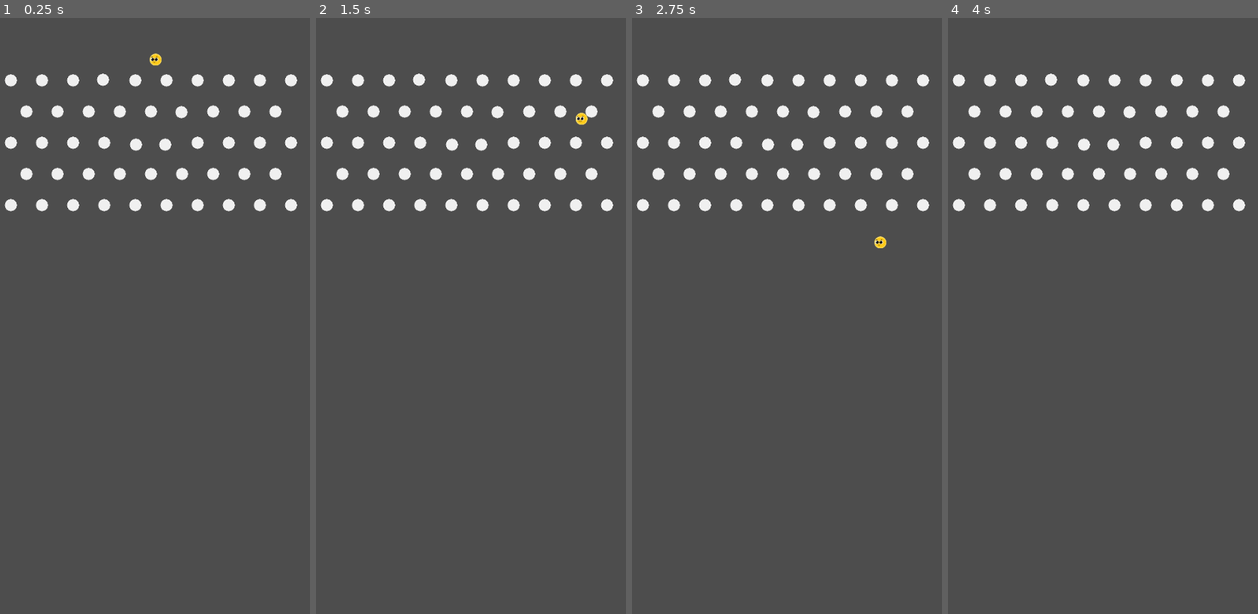
Above: before the commit, frames 1-4 (left to right).
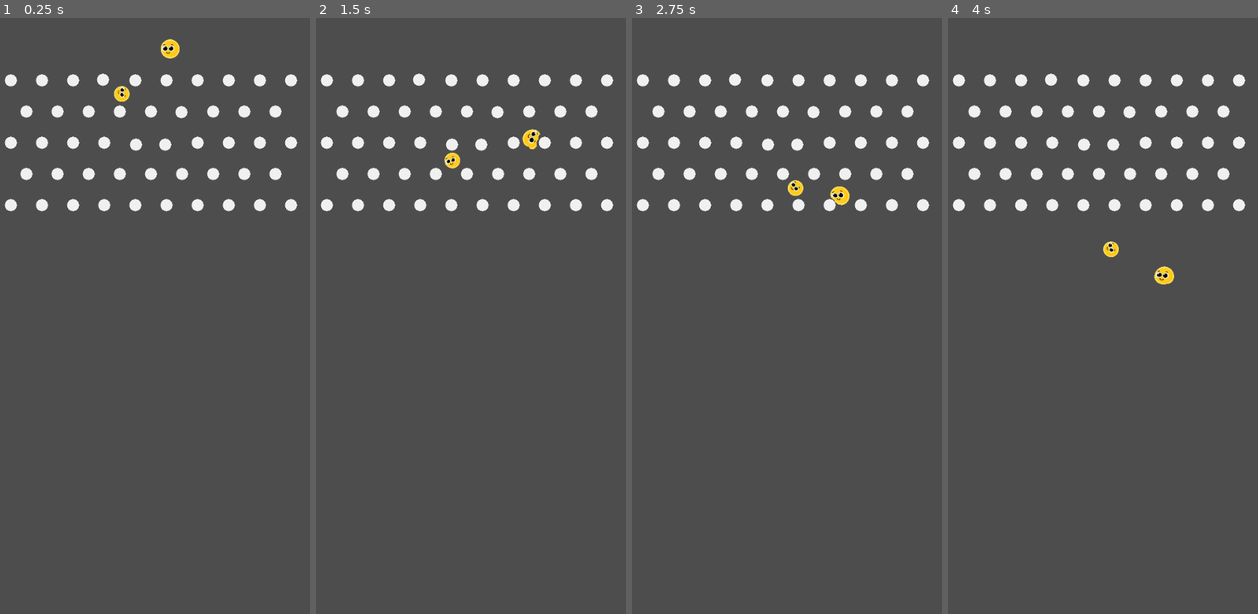
Above: after the commit, the same moments.

Repository: Khryptic/Team-Horseradish
Game: Godot game, scene res://scenes/main_scene.tscn
The game is run twice, just before and just after one commit, with the same random seed, the same clock (stepped at 60 frames per second) and the same inputs.
Inputs (mouse positions are in pixels of both pictures, inside the frame that each line leads up to):
- Up to frame 1 (0.25 s): no input
- Up to frame 2 (1.5 s): tap Enter (ui_accept) at 0.5, 0.77 s; move the mouse to (542, 286) at 0.52 s; hold Right (ui_right) from 0.53 s (still down); click (542, 286) at 0.67 s; move the mouse to (399, 345) at 1.27 s
- Up to frame 3 (2.75 s): tap Enter (ui_accept) at 1.52 s; move the mouse to (818, 184) at 2.02 s; release Right (ui_right) at 2.03 s; hold Left (ui_left) from 2.03 s (still down)
- Up to frame 4 (4 s): move the mouse to (1081, 435) at 2.77 s; release Left (ui_left) at 2.78 s; hold Right (ui_right) from 2.78 s (still down); click (1081, 435) at 2.92 s; tap Enter (ui_accept) at 3.02, 3.77 s; move the mouse to (1199, 405) at 3.52 s

The runs differ from the first frame. In frame 1, 0.3% of the frame differs, in the area x 36-58%, y 3-15%; in frame 2, 0.3%; in frame 3, 0.3%; in frame 4, 0.3%.

Commit message:
Reverted to a RigidBody for the new ball

Diff:
--- a/scenes/bounce_ball.gd
+++ /dev/null
@@ -1,20 +0,0 @@
-extends CharacterBody2D
-
-@export_category("Ball Properties")
-@export var speed: float = 100.0
-@export var downVel: float = 100.0
-@export var velRedMult: float = 0.9
-@export var gravityConstant: float = 15.0
-
-func _ready():
-	velocity = Vector2(0, downVel).normalized() * speed
-
-func _physics_process(delta: float) -> void:
-
-	# Bounce ball if it collides with anything, losing a little momentum
-	var collision = move_and_collide(velocity * delta)
-	if collision:
-		velocity = velocity.bounce(collision.get_normal()) * velRedMult
-
-	# Add constant gravity
-	velocity += Vector2(0, gravityConstant)
--- a/scenes/bounce_ball.tscn
+++ b/scenes/bounce_ball.tscn
@@ -1,25 +1,27 @@
-[gd_scene load_steps=4 format=3 uid="uid://dgbmfdltn82fg"]
+[gd_scene load_steps=5 format=3 uid="uid://dgbmfdltn82fg"]
 
+[ext_resource type="Script" path="res://addons/softbody2d/softbody2d_rigidbody.gd" id="1_ftk33"]
 [ext_resource type="Texture2D" uid="uid://bes0x54t2wx71" path="res://assets/temp_ball.png" id="1_jt1pw"]
-[ext_resource type="Script" path="res://scenes/bounce_ball.gd" id="1_n45rm"]
 
-[sub_resource type="CircleShape2D" id="CircleShape2D_nmq3o"]
-radius = 32.0156
+[sub_resource type="PhysicsMaterial" id="PhysicsMaterial_nkdlc"]
+friction = 0.0
+bounce = 0.8
 
-[node name="BounceBall" type="CharacterBody2D"]
-motion_mode = 1
-script = ExtResource("1_n45rm")
+[sub_resource type="CircleShape2D" id="CircleShape2D_kyilt"]
+radius = 13.0
 
-[node name="CollisionShape2D" type="CollisionShape2D" parent="."]
-position = Vector2(2.38419e-07, 4.76837e-07)
-scale = Vector2(0.3, 0.3)
-shape = SubResource("CircleShape2D_nmq3o")
+[node name="Node2D" type="Node2D"]
 
-[node name="TextureRect" type="TextureRect" parent="."]
-offset_left = -10.0
-offset_top = -10.0
-offset_right = 54.0
-offset_bottom = 54.0
-scale = Vector2(0.3, 0.3)
+[node name="RigidBody2D" type="RigidBody2D" parent="."]
+physics_material_override = SubResource("PhysicsMaterial_nkdlc")
+gravity_scale = 0.8
+linear_velocity = Vector2(0, 500)
+angular_velocity = 7.85398
+script = ExtResource("1_ftk33")
+
+[node name="CollisionShape2D" type="CollisionShape2D" parent="RigidBody2D"]
+shape = SubResource("CircleShape2D_kyilt")
+
+[node name="Sprite2D" type="Sprite2D" parent="RigidBody2D"]
+scale = Vector2(0.390625, 0.390625)
 texture = ExtResource("1_jt1pw")
-metadata/_edit_use_anchors_ = true
--- a/scenes/main_scene.tscn
+++ b/scenes/main_scene.tscn
@@ -1,8 +1,11 @@
-[gd_scene load_steps=4 format=3 uid="uid://c6usj5s4g5bdm"]
+[gd_scene load_steps=5 format=3 uid="uid://c6usj5s4g5bdm"]
 
 [ext_resource type="PackedScene" uid="uid://b4r8scy3ax4gh" path="res://scenes/peg.tscn" id="1_28fwh"]
 [ext_resource type="PackedScene" uid="uid://bwi5qc03k5ayp" path="res://scenes/ball.tscn" id="2_t2uvm"]
 [ext_resource type="PackedScene" uid="uid://dgbmfdltn82fg" path="res://scenes/bounce_ball.tscn" id="3_j3r7q"]
+
+[sub_resource type="RectangleShape2D" id="RectangleShape2D_7dd0l"]
+size = Vector2(18, 1099)
 
 [node name="Node2D" type="Node2D"]
 
@@ -163,9 +166,30 @@
 position = Vector2(470, 250)
 
 [node name="SoftBall" parent="." instance=ExtResource("2_t2uvm")]
-visible = false
-position = Vector2(233, 5)
+position = Vector2(285, 6)
 scale = Vector2(0.679996, 0.679996)
 
 [node name="BounceBall" parent="." instance=ExtResource("3_j3r7q")]
-position = Vector2(278, 16)
+position = Vector2(208, 35)
+
+[node name="RigidBody2D2" type="RigidBody2D" parent="."]
+
+[node name="RigidBody2D" type="RigidBody2D" parent="."]
+
+[node name="CollisionShape2D4" type="CollisionShape2D" parent="RigidBody2D"]
+position = Vector2(2, 454)
+shape = SubResource("RectangleShape2D_7dd0l")
+
+[node name="CollisionShape2D3" type="CollisionShape2D" parent="RigidBody2D"]
+position = Vector2(232, -11)
+rotation = 1.5708
+shape = SubResource("RectangleShape2D_7dd0l")
+
+[node name="CollisionShape2D2" type="CollisionShape2D" parent="RigidBody2D"]
+position = Vector2(299, 344)
+rotation = 1.5708
+shape = SubResource("RectangleShape2D_7dd0l")
+
+[node name="CollisionShape2D" type="CollisionShape2D" parent="RigidBody2D"]
+position = Vector2(552, 461)
+shape = SubResource("RectangleShape2D_7dd0l")
